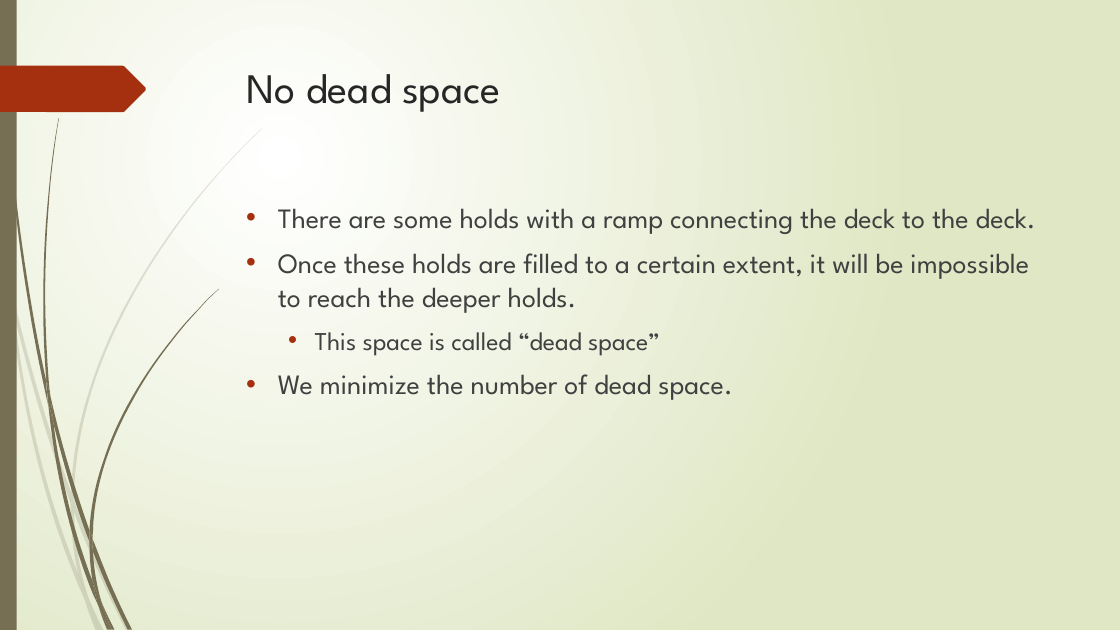
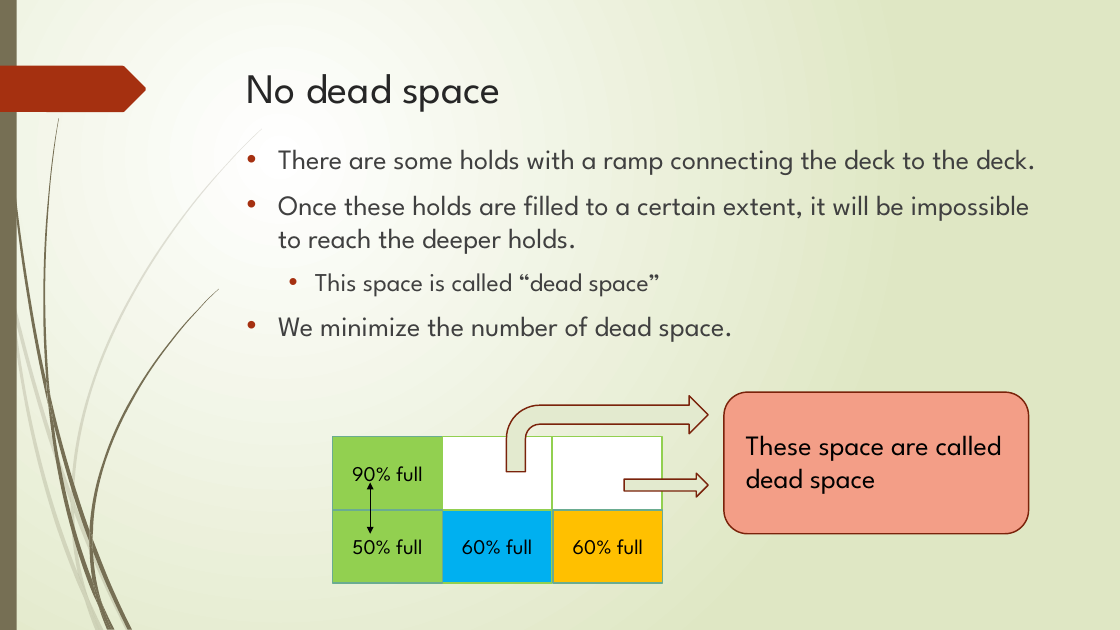
Before and after one commit to r-kurosu/kline_new, a slide deck: slide 13 of 中間報告.pptx. Drawn at 1120x630 pixels with LibreOffice and Linux fonts; fonts in the diff are those of the drawing. Boxes give left, top, right and bottom in pixels: in the first picture for what was removed or moved away, otherwise in the second. Text is boxed around its words. In the diff, an @@ line names an element or a change of style, - is before the commit and + after.

```diff
--- a/中間報告.pptx
+++ b/中間報告.pptx
@@ text "There are some holds with ...": place and size @@
-text "There are some holds with ..." at bbox=[278, 208, 1036, 400]
+text "There are some holds with ..." at bbox=[278, 149, 1036, 342]
@@ bent arrow added at bbox=[507, 396, 708, 472], fill #E3EACF, outline #7A240C 1.25 pt @@
@@ rounded rectangle added at bbox=[724, 392, 1029, 534], fill #F39E87, outline #7A240C 1.25 pt @@
@@ rectangle added at bbox=[333, 437, 443, 510], fill #92D050, outline #6AAC91 1.25 pt, 18 pt, text #000000 @@
+90% full
@@ rectangle added at bbox=[443, 437, 553, 510], fill #FFFFFF, outline #92D050 1.25 pt @@
@@ rectangle added at bbox=[553, 437, 663, 510], fill #FFFFFF, outline #92D050 1.25 pt @@
@@ text added at bbox=[746, 435, 1002, 494], 24 pt, text #000000 @@
+These space are called dead space
@@ right arrow added at bbox=[624, 473, 708, 497], fill #E3EACF, outline #7A240C 1.25 pt @@
@@ double arrow added from (371, 482) to (371, 534), #000000 0.75 pt @@
@@ rectangle added at bbox=[333, 510, 443, 583], fill #92D050, outline #6AAC91 1.25 pt, 18 pt, text #000000 @@
+50% full
@@ rectangle added at bbox=[443, 510, 553, 583], fill #00B0F0, outline #92D050 1.25 pt, 18 pt, text #000000 @@
+60% full
@@ rectangle added at bbox=[553, 510, 663, 583], fill #FFC000, outline #6AAC91 1.25 pt, 18 pt, text #000000 @@
+60% full
```
Also in this commit, not shown: 3 other slides changed.
